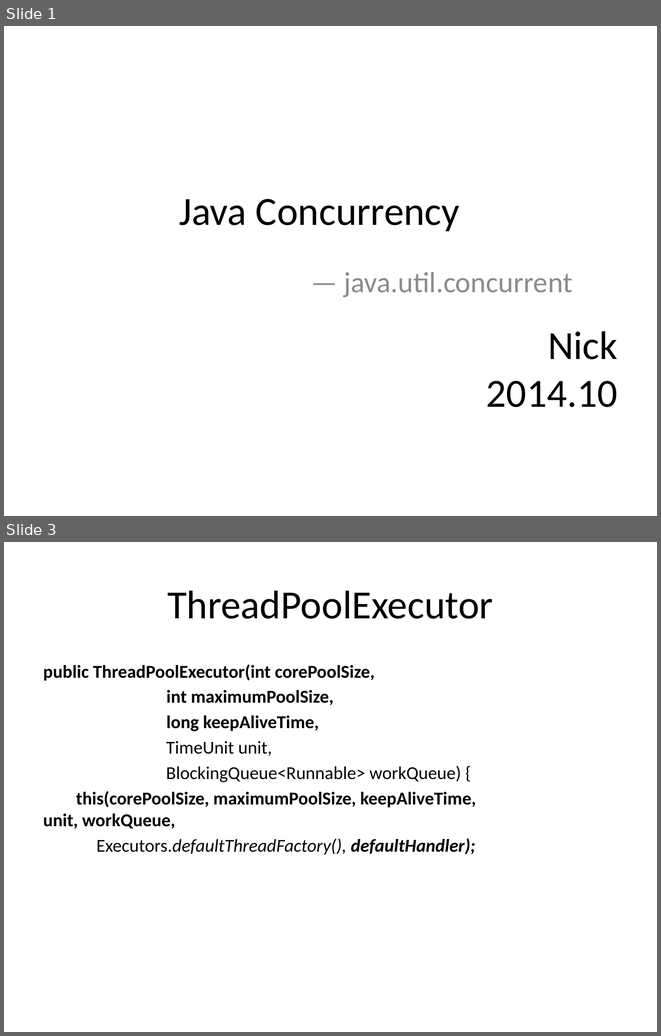
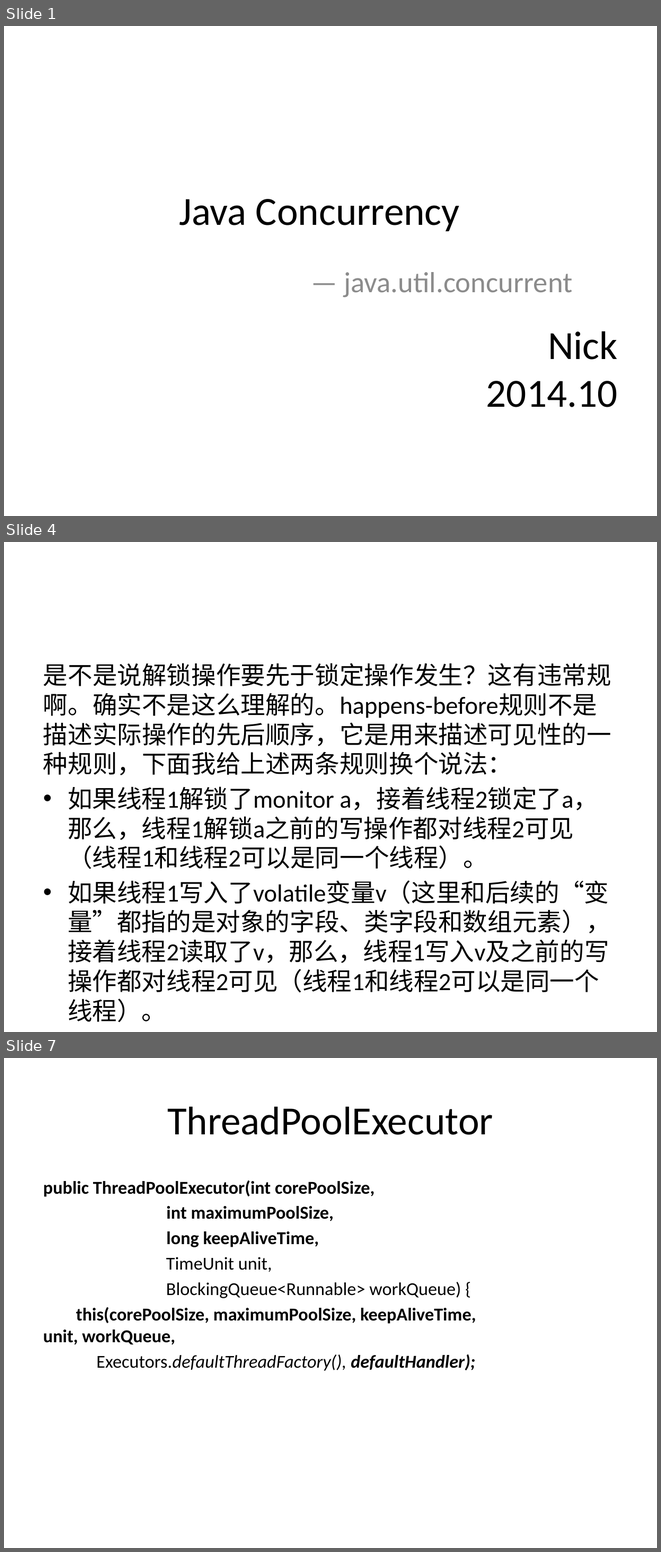
Before and after one commit to NickyQian/Practice, a slide deck: Document/Java Concurrency.pptx. Shown one above the other, each under a label of ours: slides 1 and 3 before the commit, slides 1, 4 and 7 after it; the slides between them are not shown. The pictures are 661x1036 and 661x1552 pixels, drawn with LibreOffice and Linux fonts; fonts in the diff are those of the drawing. Boxes give left, top, right and bottom in pixels: in the first picture for what was removed or moved away, otherwise in the second. Text is boxed around its words. In the diff, an @@ line names an element or a change of style, - is before the commit and + after.

```diff
--- a/Document/Java Concurrency.pptx
+++ b/Document/Java Concurrency.pptx
@@ slide 4 added at [4, 542, 657, 1032], background #FFFFFF @@
@@ text added at [43, 663, 611, 992], 27.2 pt, text #000000 @@
+是不是说解锁操作要先于锁定操作发生？这有违常规啊。确实不是这么理解的。happens-before规则不是描述实际操作的先后顺序，它是用来描述可见性的一种规则，下面我给上述两条规则换个说法：
+• 如果线程1解锁了monitor a，接着线程2锁定了a，那么，线程1解锁a之前的写操作都对线程2可见（线程1和线程2可以是同一个线程）。
+• 如果线程1写入了volatile变量v（这里和后续的“变量”都指的是对象的字段、类字段和数组元素），接着线程2读取了v，那么，线程1写入v及之前的写操作都对线程2可见（线程1和线程2可以是同一个线程）。
@@ what was slide 3 is now slide 7 @@
```
Also in this commit, not shown: 1 slide changed, 3 other slides added.
